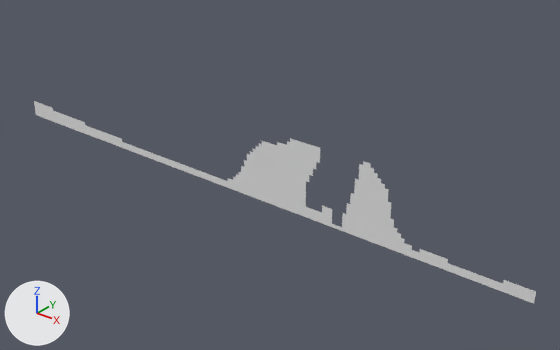
Before and after pictures for a commit that changed the OBJ model Assets/Tiled2Unity/Meshes/first_levers.obj.
Both versions are drawn from a camera (50 mm lens) standing at (13.5, -43.7, 20.4) and looking at (-23.1, 2.0, -7.9). Every picture has the same lights, and +X, +Y and +Z are marked at lower left. Where no turn or scale is listed for an object, it has been applied to the vertices.

Script lines for the objects in view, before the commit:
```python
me_first_levers = bpy.data.meshes.new('first_levers')
me_first_levers.from_pydata(...)  # 1194 vertices, 973 faces; spans x -54.4..0.0, y 0.0, z -9.6..-3.2
ob_first_levers = bpy.data.objects.new('first_levers', me_first_levers)
ob_first_levers.location = (0.0, 0.0, 0.0)
```
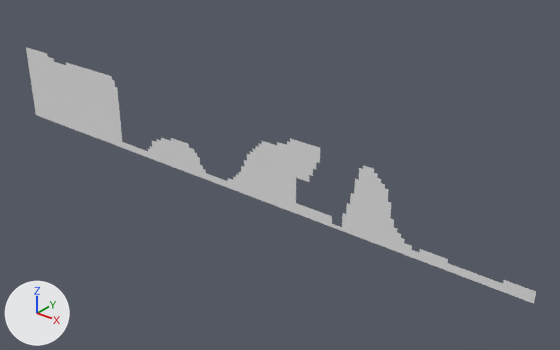
Scene script edits in JSON lines:
```json
{"block": "me_first_levers", "where": "# used by ob_first_levers; location = (0.0, 0.0, 0.0)"}
{"op": "remove", "block": "me_first_levers", "code": "me_first_levers.from_pydata(...)  # 1194 vertices, 973 faces; spans x -54.4..0.0, y 0.0, z -9.6..-3.2"}
{"op": "add", "block": "me_first_levers", "code": "me_first_levers.from_pydata(...)  # 2090 vertices, 1843 faces; spans x -54.4..0.0, y 0.0, z -9.6..-2.2"}
{"block": "me_first_levers", "change": "me_first_levers part 1: 926 vertices added at x -54.4..-29.8, y 0.0, z -8.6..-2.2"}
{"block": "me_first_levers", "change": "me_first_levers part 2: 30 vertices removed from x -19.5..-13.1, y 0.0, z -8.3..-3.2"}
```

Pixel boxes [x1, y1, x2, y2] of what changed, in the pictures (560 x 350 px):
```json
{"object": "first_levers", "change": "reshaped", "before": [34, 101, 536, 304], "after": [26, 47, 536, 304], "on screen": "26% taller"}
{"part": 1, "of": "me_first_levers", "change": "added", "after": [26, 47, 206, 173]}
{"part": 2, "of": "me_first_levers", "change": "deleted", "before": [296, 161, 371, 216]}
```
